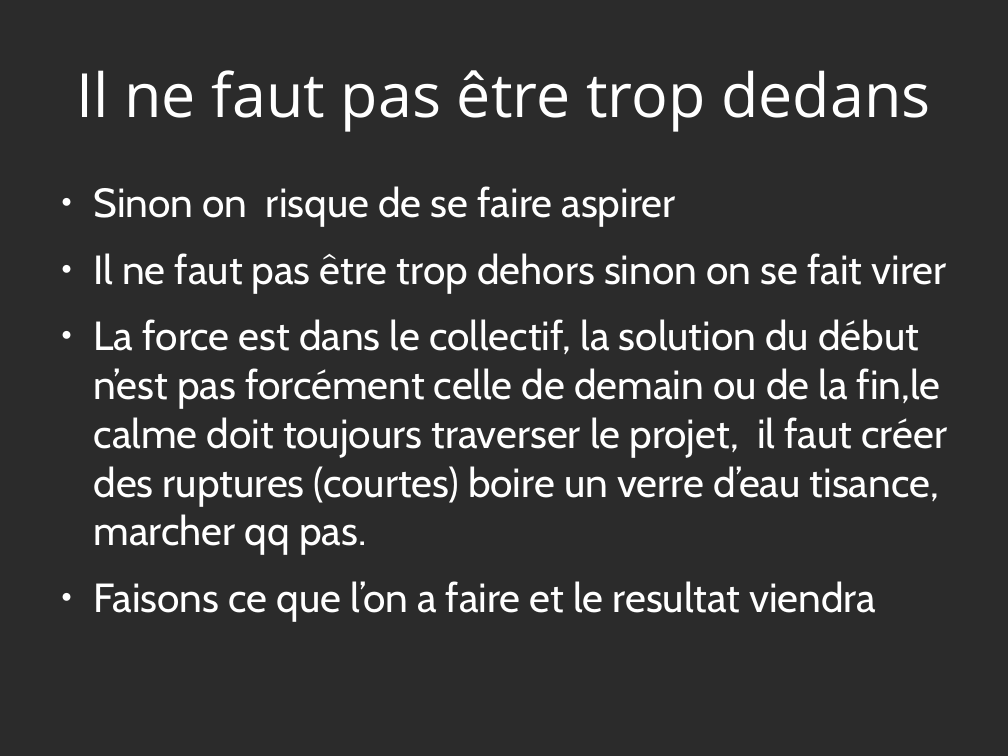
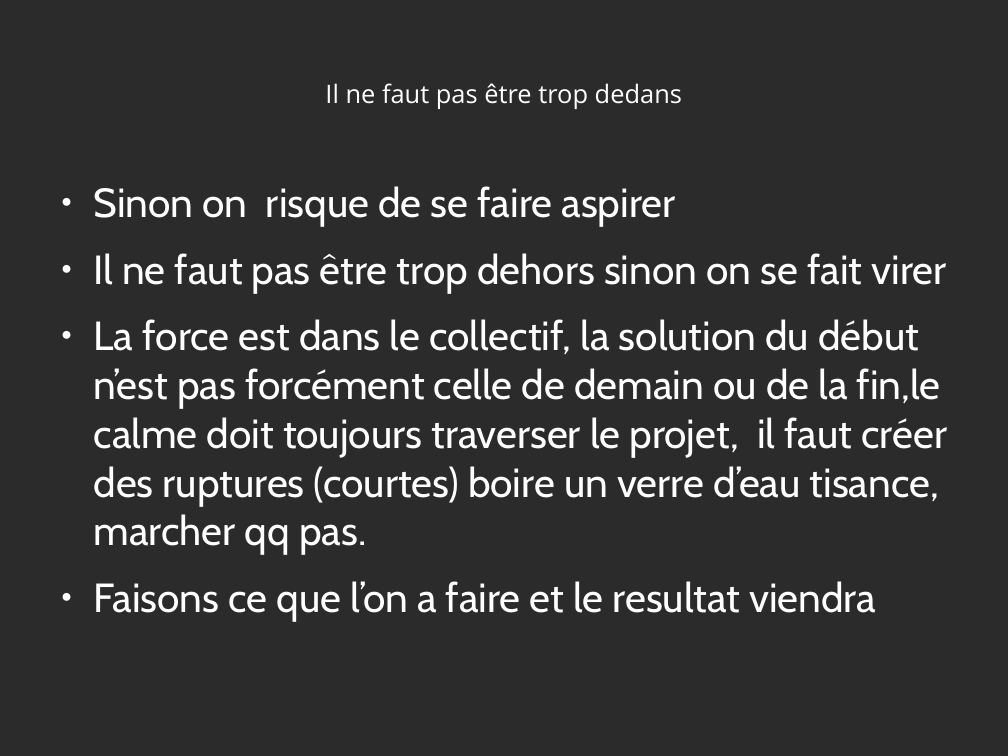
Before and after one commit to heylve/current, a slide deck: slide 33 of admin_perso/germe_formation.odp. Drawn at 1008x756 pixels with LibreOffice and Linux fonts; fonts in the diff are those of the drawing; background and template pictures are left out; a plain dark background stands for a picture behind light text. Boxes give left, top, right and bottom in pixels: in the first picture for what was removed or moved away, otherwise in the second. Text is boxed around its words. In the diff, an @@ line names an element or a change of style, - is before the commit and + after.

```diff
--- a/admin_perso/germe_formation.odp
+++ b/admin_perso/germe_formation.odp
@@ title "Il ne faut pas être ...": place and size @@
-title "Il ne faut pas être ..." at <box>76,70,930,132</box>
+title "Il ne faut pas être ..." at <box>325,83,682,109</box>
@@ title "Il ne faut pas être ..." at <box>325,83,682,109</box>: size 48 to 20 pt @@
```
Also in this commit, not shown: 36 other slides changed, 26 slides added, 1 other file.
